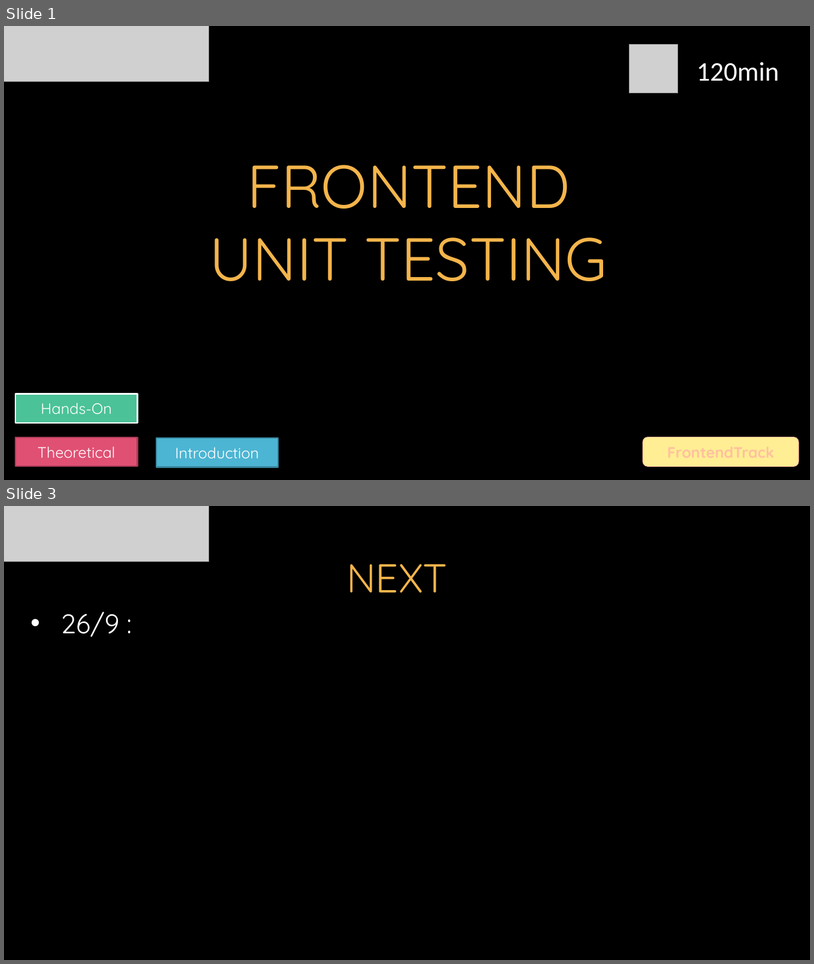
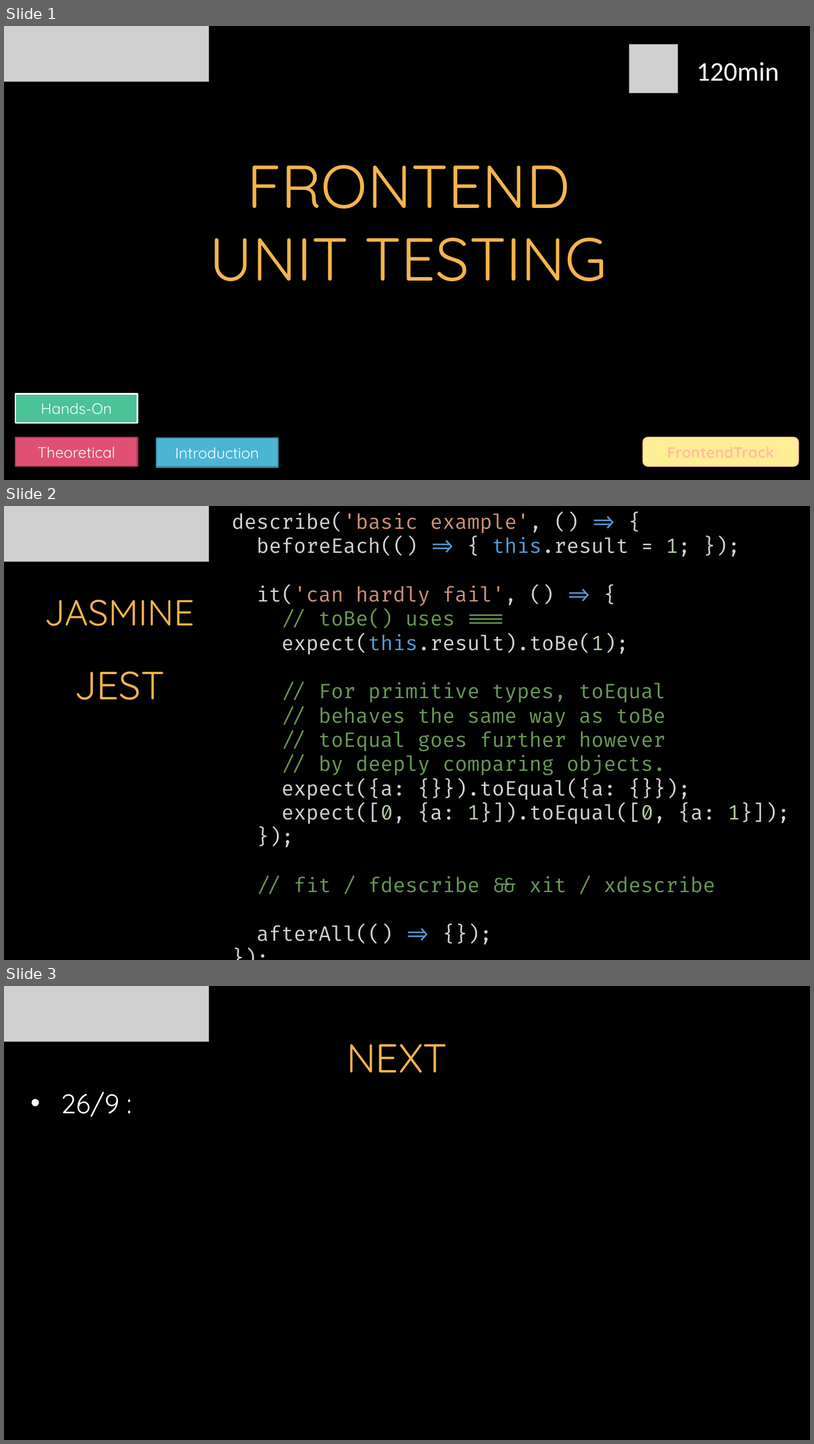
Before and after one commit to itenium-be/Frontend-UnitTesting, a slide deck: Frontend-UnitTesting.pptx. Shown one above the other, each under a label of ours: slides 1 and 3 before the commit, slides 1, 2 and 3 after it; the slides between them are not shown. The pictures are 814x964 and 814x1444 pixels, drawn with LibreOffice and Linux fonts; fonts in the diff are those of the drawing; grey boxes stand for pictures; background and template pictures are left out. Boxes give left, top, right and bottom in pixels: in the first picture for what was removed or moved away, otherwise in the second. Text is boxed around its words. In the diff, an @@ line names an element or a change of style, - is before the commit and + after.

Commit message:
pptx

```diff
--- a/Frontend-UnitTesting.pptx
+++ b/Frontend-UnitTesting.pptx
@@ slide 2 added at box(4, 506, 810, 960), background picture (left out) @@
@@ picture added at box(4, 506, 209, 562) @@
@@ text added at box(232, 513, 790, 943), 24 pt, text #D4D4D4 @@
+describe('basic example', () => {
+beforeEach(() => { this.result = 1; });
+it('can hardly fail', () => {
+// toBe() uses ===
+expect(this.result).toBe(1);
+// For primitive types, toEqual
+// behaves the same way as toBe
+// toEqual goes further however
+// by deeply comparing objects.
+expect({a: {}}).toEqual({a: {}});
+expect([0, {a: 1}]).toEqual([0, {a: 1}]);
+});
+// fit / fdescribe && xit / xdescribe
+afterAll(() => {});
+});
@@ title added at box(45, 600, 195, 626), 43.2 pt, text #F4B54B @@
+JASMINE
@@ text added at box(74, 671, 165, 700), 46.8 pt, text #F4B54B @@
+JEST
```
Also in this commit, not shown: 1 slide removed.
